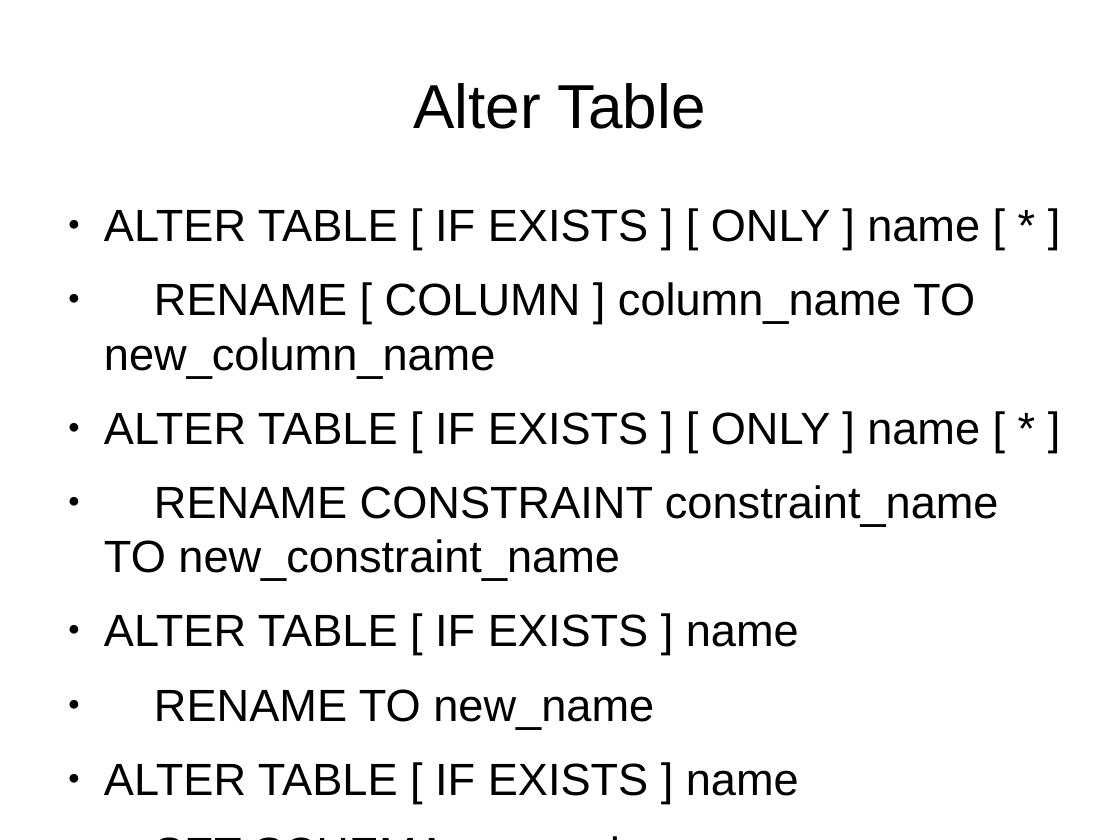
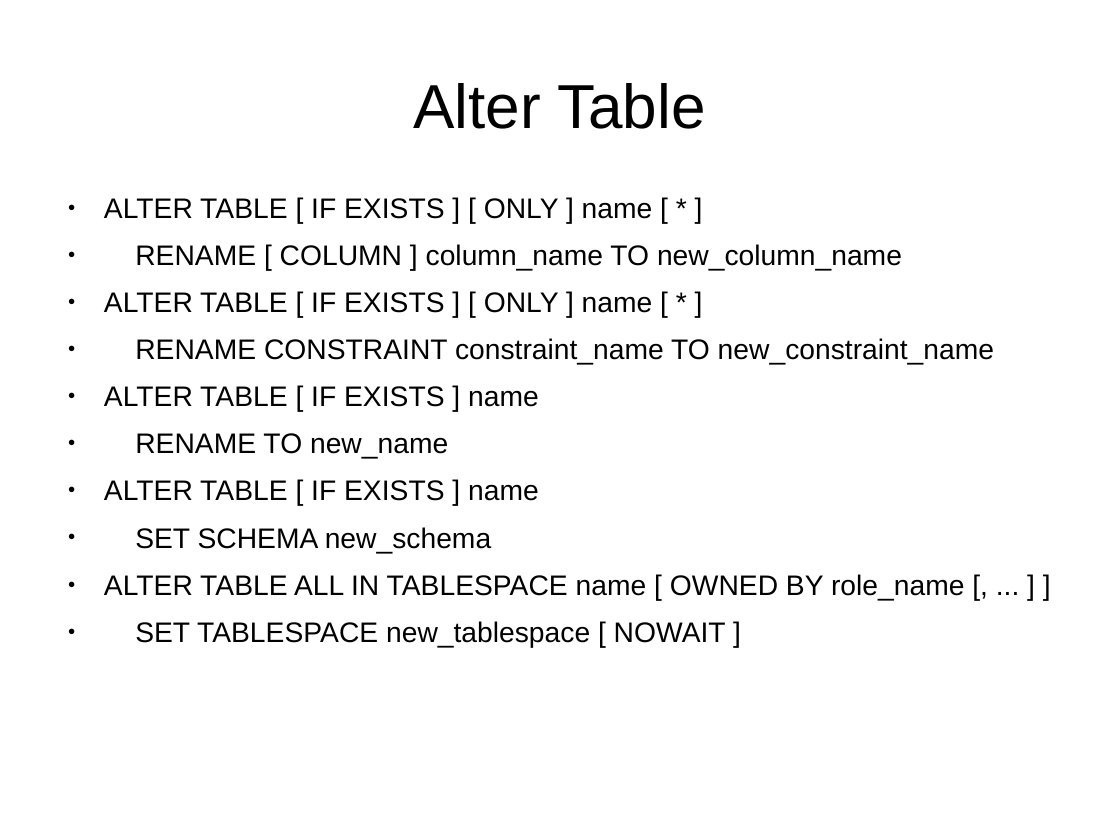
Before and after one commit to Rust1k/dbCourse, a slide deck: slide 9 of presentations/lesson4P.pptx. Drawn at 1120x840 pixels with LibreOffice and Linux fonts; fonts in the diff are those of the drawing. Boxes give left, top, right and bottom in pixels: in the first picture for what was removed or moved away, otherwise in the second. Text is boxed around its words. In the diff, an @@ line names an element or a change of style, - is before the commit and + after.

```diff
--- a/presentations/lesson4P.pptx
+++ b/presentations/lesson4P.pptx
@@ text "ALTER TABLE [ IF EXISTS ..." at (104,198,994,648): size 32 to 20 pt; line spacing 1 to 0.8 @@
```
Also in this commit, not shown: 11 other slides changed, 3 other files.
